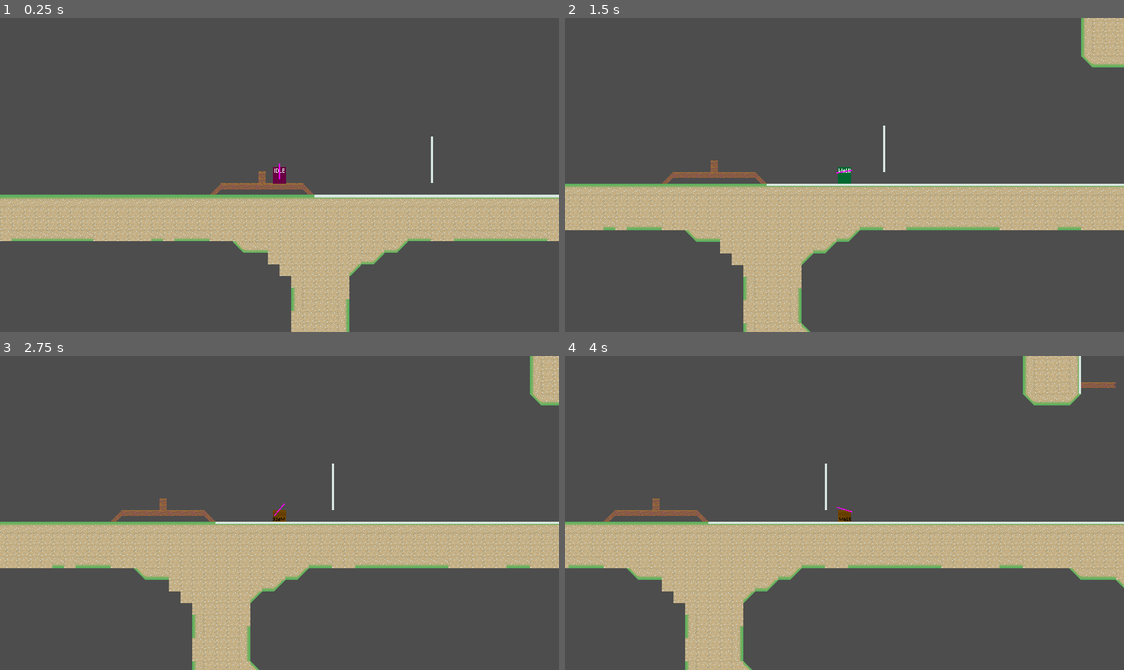
Above: before the commit, frames 1-4 (two rows, left to right).
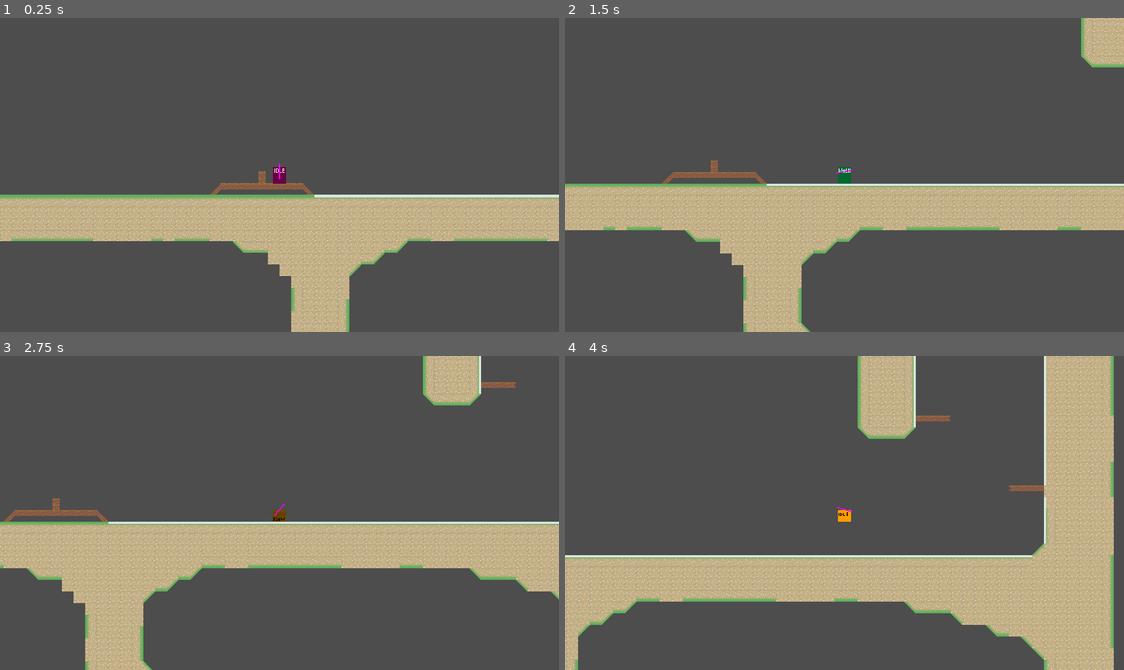
Above: after the commit, the same moments.

Repository: haruo-gabriel/portal2d
Game: Godot game, scene res://levels/level_1/level_scene.tscn
Two runs of this game, one before a commit and one after it. Both use one fixed random seed, a clock stepped at 60 frames per second and the inputs below.
Inputs (mouse positions are in pixels of both pictures, inside the frame that each line leads up to):
- Up to frame 1 (0.25 s): no input
- Up to frame 2 (1.5 s): tap Enter at 0.5 s; move the mouse to (967, 159) at 0.52 s; hold Shift (crouch) 0.53-1.28 s; hold D (move_right) from 0.53 s (still down); tap Space (jump) at 0.77 s; move the mouse to (732, 190) at 1.27 s; click (732, 190) at 1.35 s
- Up to frame 3 (2.75 s): tap Space (jump) at 1.52 s; move the mouse to (335, 443) at 2.02 s; release D (move_right) at 2.03 s; hold A (move_left) from 2.03 s (still down); hold Shift (crouch) from 2.03 s (still down)
- Up to frame 4 (4 s): move the mouse to (816, 575) at 2.77 s; release A (move_left) at 2.78 s; release Shift (crouch) at 2.78 s; hold D (move_right) from 2.78 s (still down); click (816, 575) at 2.85 s; tap Space (jump) at 3.02, 3.77 s; move the mouse to (1012, 560) at 3.52 s; hold Shift (crouch) from 3.53 s (still down)

The runs differ from the first frame. In frame 1, less than 0.1% of the frame differs, in the area x 77-78%, y 37-53%; in frame 2, less than 0.1%; in frame 3, 19%; in frame 4, 40%, in the area x 0-100%, y 0-100%.

Commit message:
Removing testing tiles

Diff:
--- a/godot project/levels/level_1/level_scene.tscn
+++ b/godot project/levels/level_1/level_scene.tscn
@@ -11,7 +11,7 @@
 layer_0/name = "Terrain"
 layer_0/tile_data = PackedInt32Array(65533, 65536, 0, 131069, 262144, 0, 65534, 65536, 0, 131070, 262144, 0, 65535, 655 …(100558 unchanged characters)…
 layer_1/name = "Portal"
-layer_1/tile_data = PackedInt32Array(-2162534, 196608, 10737 …(8207 unchanged characters)… , 536870915, -1113879, 196608, 536870915, -1507195, 262144, 3, -1572731, 262144, 3, -1638267, 262144, 3, -1703803, 262144, 3)
+layer_1/tile_data = PackedInt32Array(-2162534, 196608, 10737 …(8207 unchanged characters)… , 536870915, -1113879, 196608, 536870915)
 
 [node name="Player" parent="." instance=ExtResource("2_i7aku")]
 position = Vector2(1920, -352)
